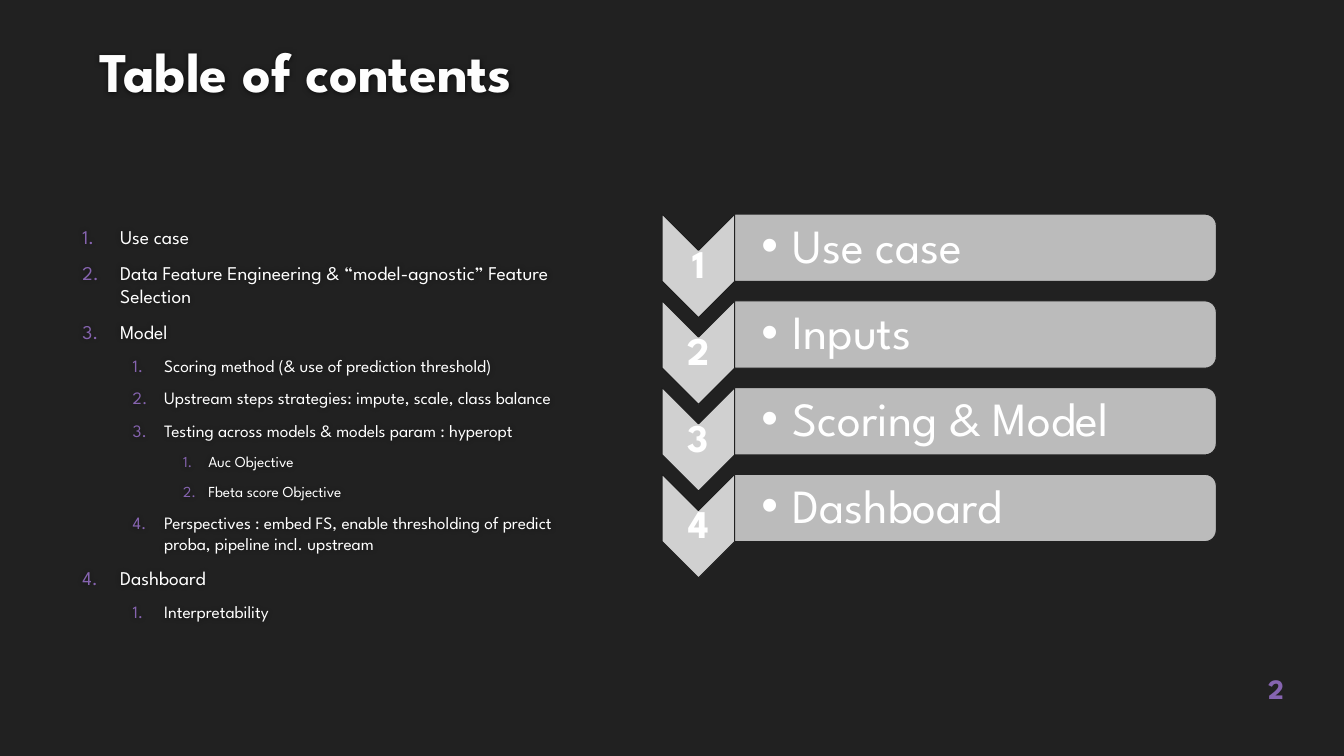
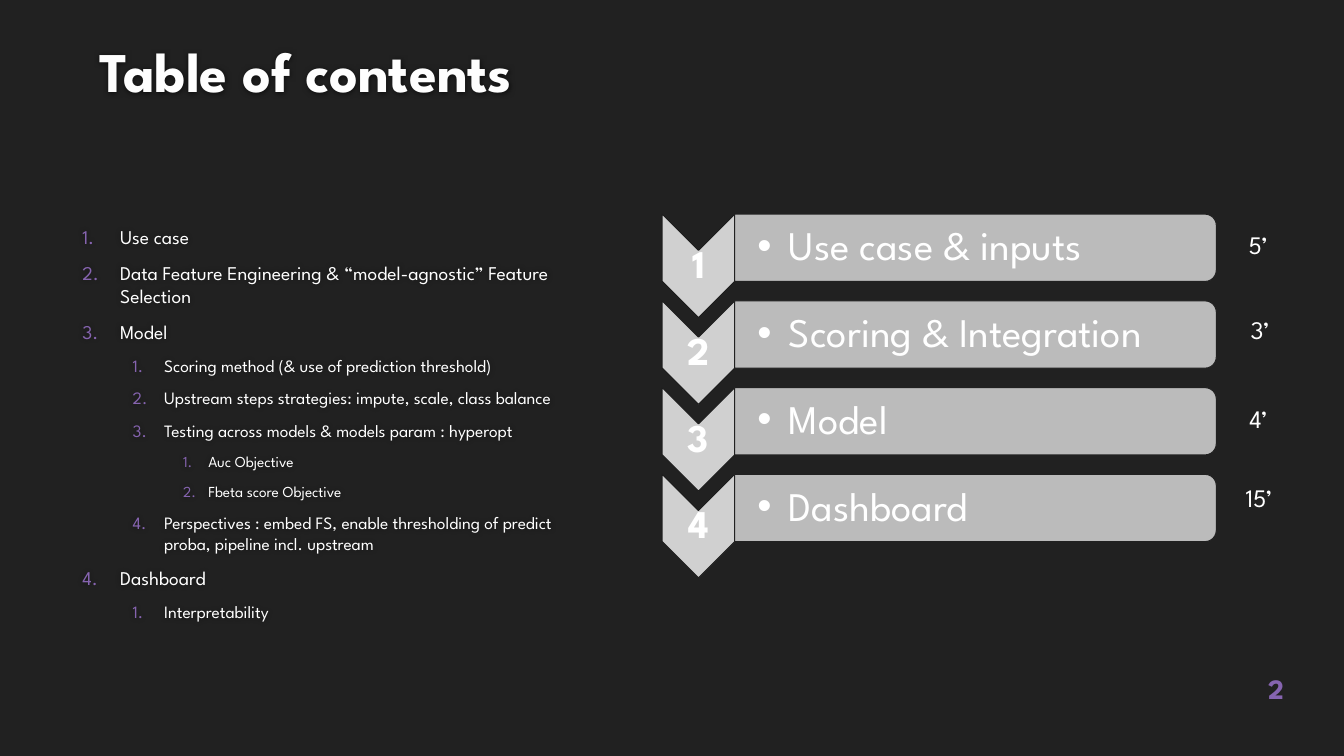
Before and after one commit to EtienneLardeur/P7_Scoring, a slide deck: slide 2 of P7_Support.pptx. Drawn at 1344x756 pixels with LibreOffice and Linux fonts; fonts in the diff are those of the drawing; grey boxes stand for pictures; background and template pictures are left out. Boxes give left, top, right and bottom in pixels: in the first picture for what was removed or moved away, otherwise in the second. Text is boxed around its words. In the diff, an @@ line names an element or a change of style, - is before the commit and + after.

```diff
--- a/P7_Support.pptx
+++ b/P7_Support.pptx
@@ text at (789,233,1081,268): text changed; size 34 to 29 pt @@
-  • Use case
+  • Use case & inputs
@@ text added at (1249,237,1268,255), 18 pt, text #FFFFFF @@
+5’
@@ text at (789,320,1142,356): text changed; size 34 to 29 pt @@
-  • Inputs
+  • Scoring & Integration
@@ text added at (1251,322,1270,340), 18 pt, text #FFFFFF @@
+3’
@@ text at (789,406,888,434): text changed; size 34 to 29 pt @@
-  • Scoring & Model
+  • Model
@@ text added at (1249,411,1267,428), 18 pt, text #FFFFFF @@
+4’
@@ text "Dashboard" at (789,493,968,521): size 34 to 29 pt @@
@@ text added at (1246,490,1273,508), 18 pt, text #FFFFFF @@
+15’
```
Also in this commit, not shown: 12 other slides changed, 9 slides added, 12 slides removed.
